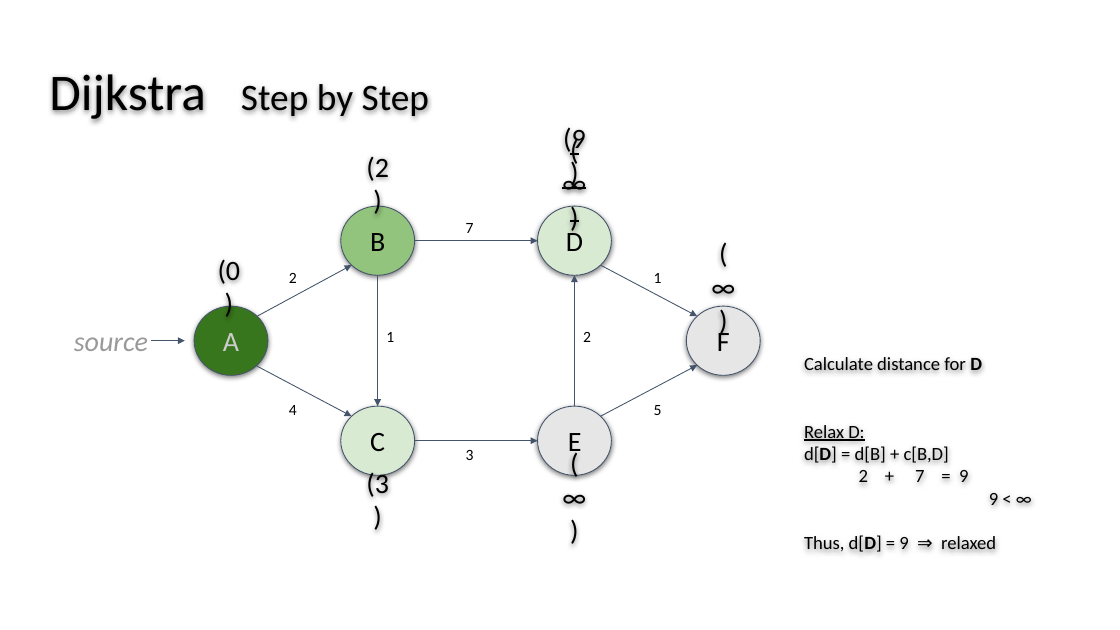
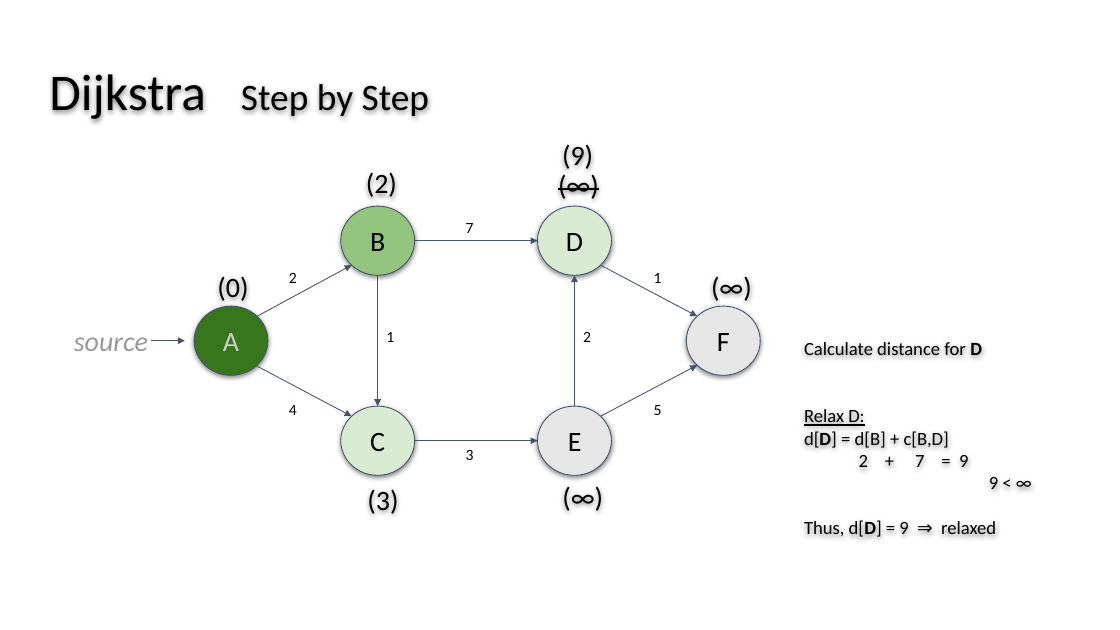
Before and after one commit to wslatts/Dijkstra_AStar_Presentation, a slide deck: slide 6 of Slides_Part2_AlgorithmAnalysis.pptx. Drawn at 1120x630 pixels with LibreOffice and Linux fonts; fonts in the diff are those of the drawing. Boxes give left, top, right and bottom in pixels: in the first picture for what was removed or moved away, otherwise in the second. Text is boxed around its words. In the diff, an @@ line names an element or a change of style, - is before the commit and + after.

```diff
--- a/Slides_Part2_AlgorithmAnalysis.pptx
+++ b/Slides_Part2_AlgorithmAnalysis.pptx
@@ text "(9)" rewrapped from (563,128,586,155) to (562,145,593,169) @@
@@ text "Calculate distance for D": place and size @@
-text "Calculate distance for D" at (804,355,998,552)
+text "Calculate distance for D" at (804,340,998,537)
@@ text "(2)" rewrapped from (366,157,389,181) to (366,173,397,197) @@
@@ text "(∞)" rewrapped from (549,162,602,203) to (544,164,613,205) @@
@@ text "(0)" rewrapped from (218,260,241,284) to (217,277,248,301) @@
@@ text "(∞)" rewrapped from (697,266,750,307) to (697,266,766,307) @@
@@ text "(3)" rewrapped from (366,473,389,500) to (367,489,398,514) @@
@@ text "(∞)" rewrapped from (549,476,602,517) to (549,476,618,517) @@
```
Also in this commit, not shown: 14 other slides changed.
